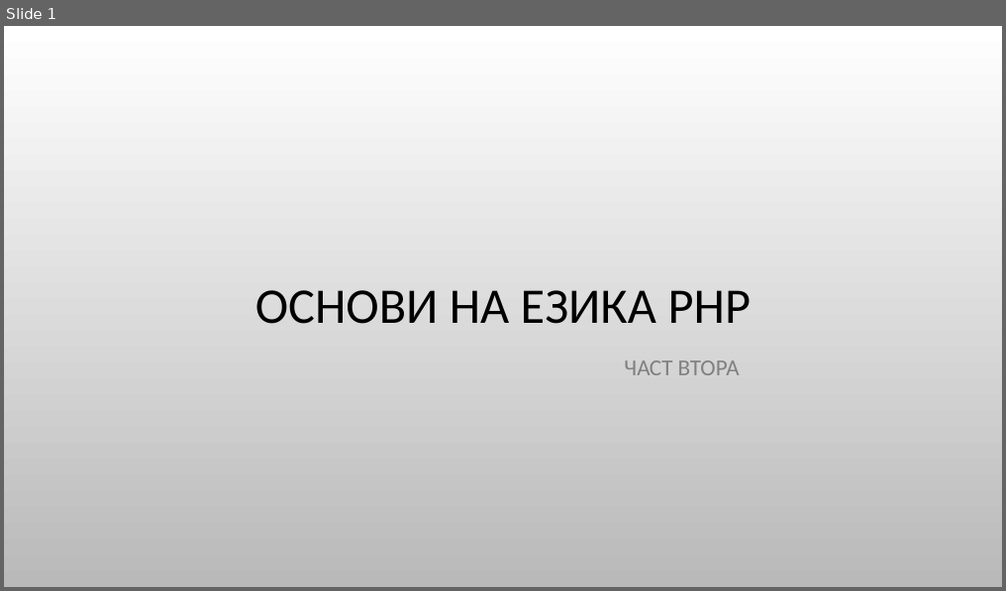
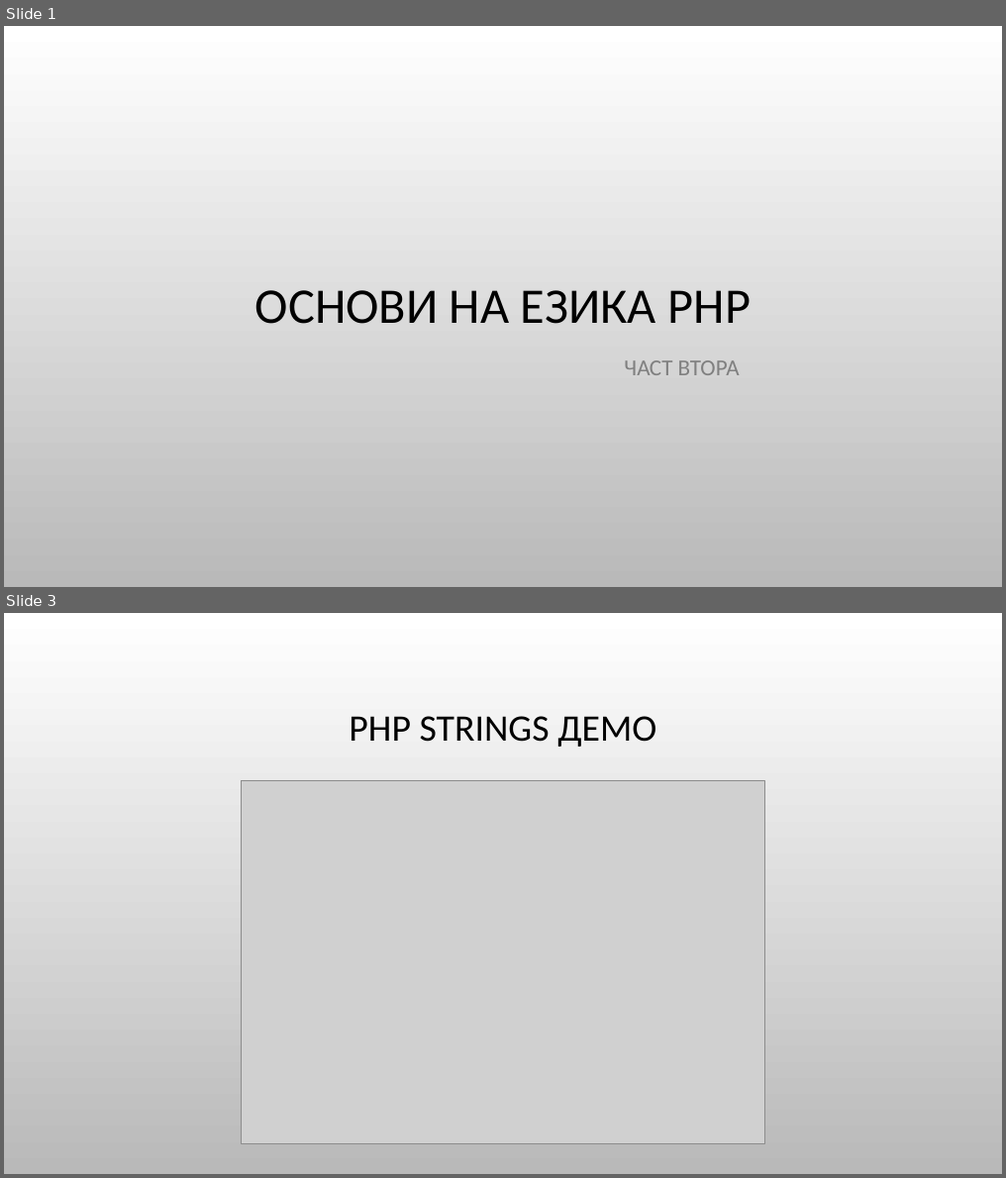
Before and after one commit to Bilyukov/php-mysql-course, a slide deck: 05.php-basics-2.pptx. Shown one above the other, each under a label of ours: slide 1 before the commit, slides 1 and 3 after it; the slides between them are not shown. The pictures are 1006x591 and 1006x1178 pixels, drawn with LibreOffice and Linux fonts; fonts in the diff are those of the drawing; grey boxes stand for pictures; background and template pictures are left out. Boxes give left, top, right and bottom in pixels: in the first picture for what was removed or moved away, otherwise in the second. Text is boxed around its words. In the diff, an @@ line names an element or a change of style, - is before the commit and + after.

```diff
--- a/05.php-basics-2.pptx
+++ b/05.php-basics-2.pptx
@@ slide 3 added at (4, 613, 1002, 1174), background picture (left out) @@
@@ title added at (349, 716, 656, 747), 36 pt, text #000000 @@
+PHP STRINGS ДЕМО
@@ picture added at (242, 780, 764, 1144) @@
```
Also in this commit, not shown: 21 other slides added, 11 other files.
